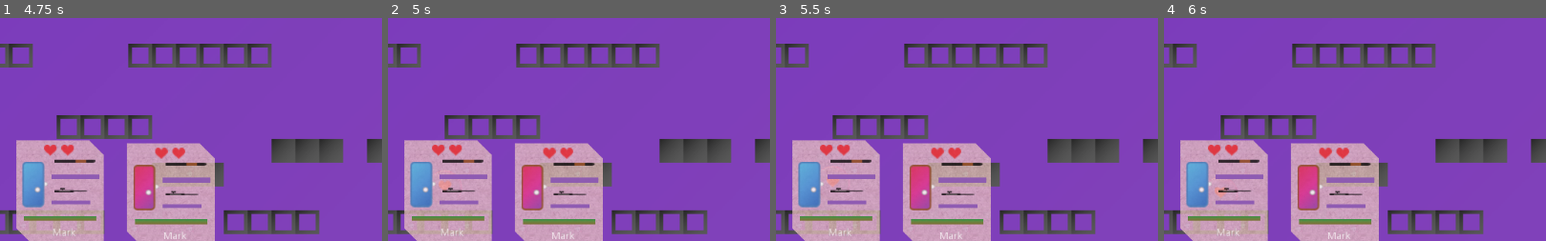
Above: before the commit, frames 1-4 (left to right).
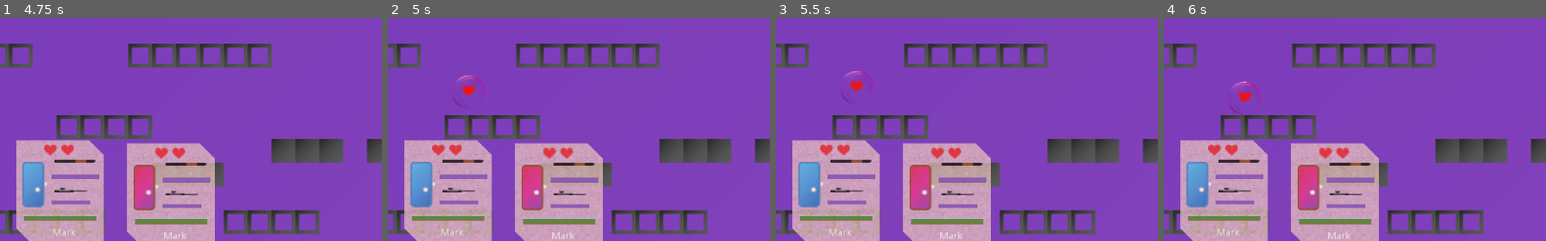
Above: after the commit, the same moments.

Repository: XanMarta/godot-game-battlefield
Game: Godot game, scene res://src/Game/PlayGround.tscn
The game is run twice, just before and just after one commit, with the same random seed, the same clock (stepped at 60 frames per second) and the same inputs.
Inputs:
- Up to frame 1 (4.75 s): tap Enter at 4.25 s
- Up to frame 2 (5 s): no input
- Up to frame 3 (5.5 s): no input
- Up to frame 4 (6 s): tap Space at 5.75 s
The pictures show only the part of the screen within x 0-50%, y 44-94%; the shares and areas given below are measured in that part.

Frame 1 is identical in both runs. In frame 2, 0.4% of the frame differs, in the area x 13-26%, y 25-78%; in frame 3, 0.3%; in frame 4, 0.3%.

Commit message:
Add bullet_box and splash bubble

Diff:
--- a/src/Actor/Player.gd
+++ b/src/Actor/Player.gd
@@ -179,18 +179,31 @@
 
 
 func _on_BubbleDetect_area_entered(bubble):
-	# When bubble is not gun
-	if bubble.get_parent().bubble_type != "gun":
-		var new_bubble = bubble.get_parent()
-		if new_bubble.bubble_type == "heart":
-			self.life += 1
-		new_bubble.take_bubble()
 	# When bubble is gun
-	else:
+	if bubble.get_parent().bubble_type == "gun":
 		if current_bubble != null:
 			current_bubble.hide_name()
 		current_bubble = bubble.get_parent()
 		current_bubble.show_name()
+	# When bubble is not gun
+	else:
+		var new_bubble = bubble.get_parent()
+
+		# Heart
+		if new_bubble.bubble_type == "heart":
+			self.life += 1
+		# Bullet_box
+		elif new_bubble.bubble_type == "bullet_box":
+			if gun_hand.get_child_count() > 0:
+				gun_hand.get_child(0).fill(false)
+			if gun_second.get_child_count() > 0:
+				gun_second.get_child(0).fill(false)
+			emit_signal("update_gui")
+		# Splash
+		elif new_bubble.bubble_type == "splash":
+			$Player.boost_speed()
+
+		new_bubble.take_bubble()
 
 
 func _on_BubbleDetect_area_exited(bubble):
--- a/src/Actor/Player_movement.gd
+++ b/src/Actor/Player_movement.gd
@@ -7,6 +7,7 @@
 var direct = 1.0
 var force = Vector2(0, 0)
 var type
+var speed_boost = 1.0
 
 
 func move_control():
@@ -16,8 +17,9 @@
 	elif direction > 0.0:
 		turn(true)
 
-	velocity.x = direction * GameData.player_speed.x
+	velocity.x = direction * GameData.player_speed.x * speed_boost
 	velocity.y += GameData.gravity * get_physics_process_delta_time()
+
 
 	if is_on_floor():
 		jump = GameData.jump_power
@@ -46,6 +48,12 @@
 			set_collision_mask_bit(1, true)
 
 
+func boost_speed():
+	speed_boost = 1.5
+	yield(get_tree().create_timer(5.0), "timeout")
+	speed_boost = 1.0
+
+
 func turn(right : bool):
 	if right:
 		$sprite.flip_h = false
--- a/src/Game/Map.gd
+++ b/src/Game/Map.gd
@@ -3,11 +3,10 @@
 
 var map_size = Vector2(31, 18)
 
+var temp = 1
 
 func _ready():
-	while true:
-		yield(get_tree().create_timer(5.0), "timeout")
-		spawn_item("heart")
+	$ItemSpawn.start()
 
 
 
@@ -15,10 +14,24 @@
 	var map = $Map.get_child(0).get_node("Block")
 	while true:
 		var spawn_cell = Vector2.ZERO
-		spawn_cell.x = rand_range(0, map_size.x) - 2
+		spawn_cell.x = rand_range(0, map_size.x)
 		spawn_cell.y = rand_range(0, map_size.y)
 		if map.get_cell(spawn_cell.x, spawn_cell.y) >= 0:
 			spawn_cell.y -= 1
 			var spawn_position = map.map_to_world(spawn_cell)
 			GameData.emit_signal("spawn_bubble", item_name, null, spawn_position)
 			break
+
+
+
+func _on_ItemSpawn_timeout():
+	if temp == 1:
+		spawn_item("heart")
+	elif temp == 2:
+		spawn_item("bullet_box")
+	elif temp == 3:
+		spawn_item("splash")
+
+	temp += 1
+	if temp == 4:
+		temp = 1
--- a/src/Game/PlayGround.tscn
+++ b/src/Game/PlayGround.tscn
@@ -26,7 +26,7 @@
 [node name="Map1" parent="Map/Map" instance=ExtResource( 2 )]
 
 [node name="ItemSpawn" type="Timer" parent="Map"]
-wait_time = 15.0
+wait_time = 5.0
 
 [node name="Actors" type="Node2D" parent="."]
 script = ExtResource( 7 )
@@ -61,3 +61,4 @@
 script = ExtResource( 9 )
 
 [node name="Player_tag_scene" parent="." instance=ExtResource( 5 )]
+[connection signal="timeout" from="Map/ItemSpawn" to="Map" method="_on_ItemSpawn_timeout"]
--- a/src/Item/Bubble.gd
+++ b/src/Item/Bubble.gd
@@ -36,6 +36,7 @@
 	$Bubble/Gun/BulletBar.value = gun.bullet
 	$Label.text = gun.gun_name
 
+
 func set_item(item_name):
 	$Label.text = item_name
 	$Bubble/Item/image.texture = load("res://Assets/" + item_name + ".png")
--- a/src/Item/Bubble.tscn
+++ b/src/Item/Bubble.tscn
@@ -215,9 +215,9 @@
 [node name="BulletBar" type="TextureProgress" parent="Bubble/Gun"]
 anchor_left = 0.5
 anchor_right = 0.5
-margin_left = -22.9167
+margin_left = -16.0361
 margin_top = 17.8121
-margin_right = 299.083
+margin_right = 305.964
 margin_bottom = 30.8121
 rect_scale = Vector2( 0.1, 0.2 )
 texture_under = ExtResource( 1 )
--- a/src/Item/Gun.gd
+++ b/src/Item/Gun.gd
@@ -25,6 +25,14 @@
 	$Fire_rate.wait_time = fire_wait
 
 
+func fill(all = true):
+	if all:
+		bullet = capacity
+	else:
+		bullet += capacity / 2
+		bullet = clamp(bullet, 0, capacity)
+
+
 func get_bullet() -> PackedScene:
 	return bullet_type
 
Binary file added: Assets/bullet_box.png
Not shown, added: Assets/bullet_box.png.import
Binary file added: Assets/splash.png
Not shown, added: Assets/splash.png.import
Not shown: 2 places in src/Item/Bubble.tscn that only renumber resources
